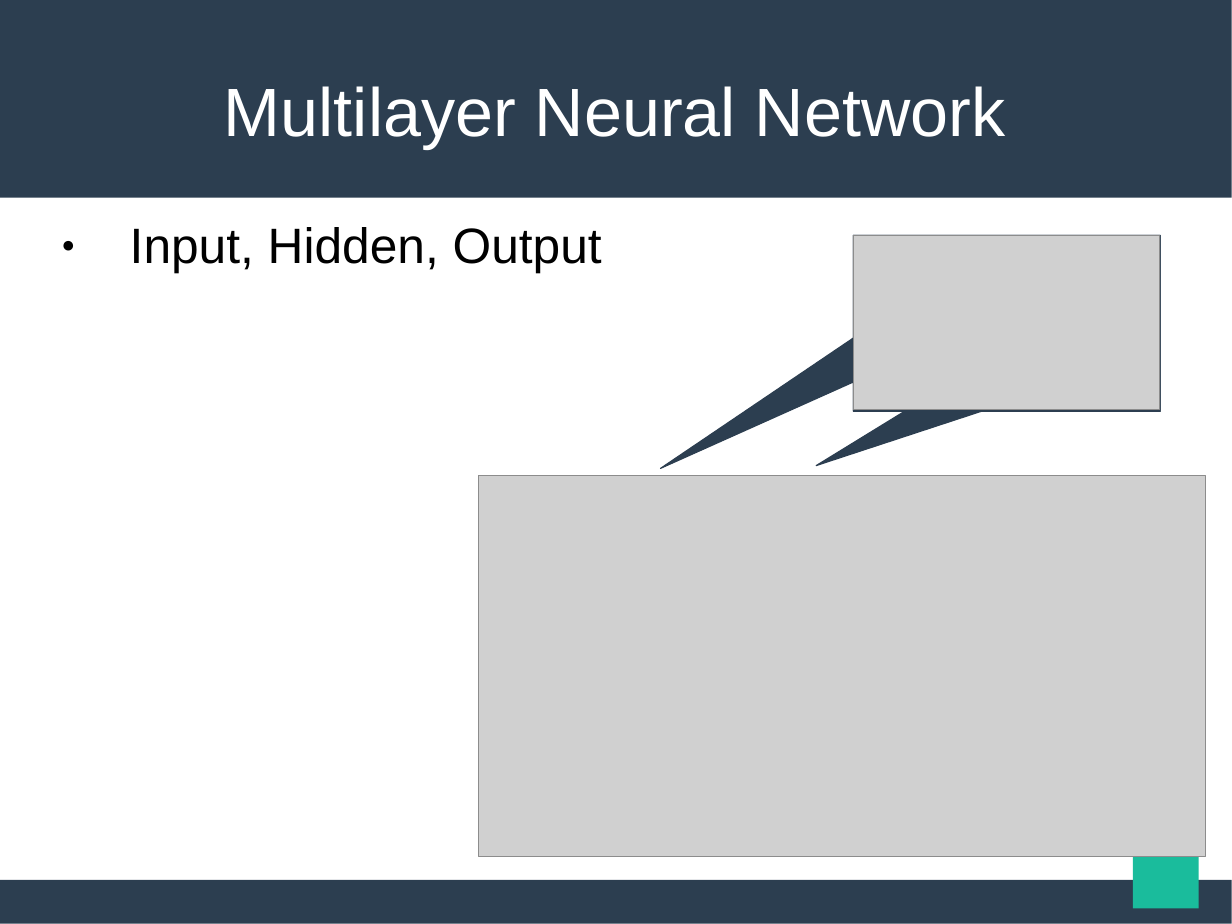
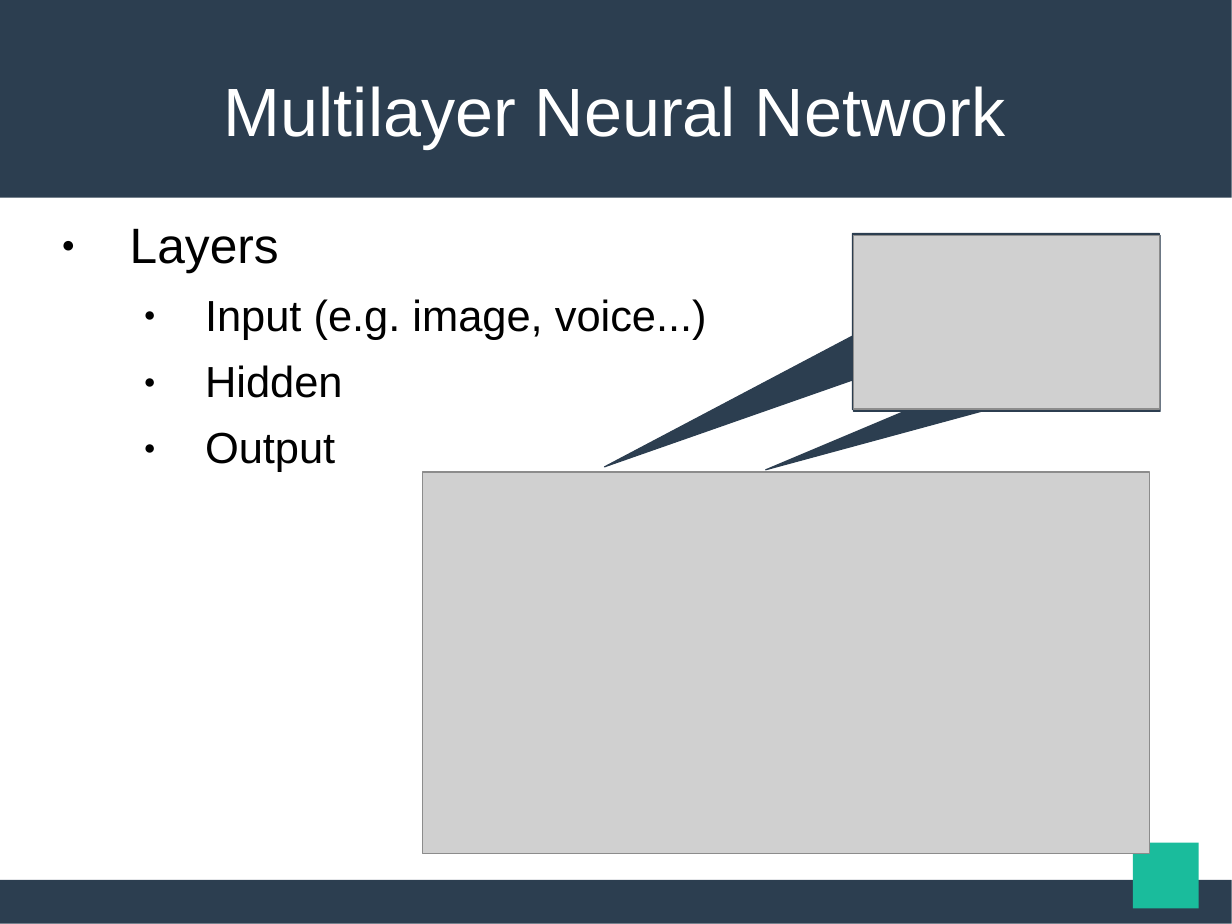
Before and after one commit to maekawatoshiki/neural-machine-translation-demo, a slide deck: slide 9 of NY_slide.ppt. Drawn at 1232x924 pixels with LibreOffice and Linux fonts; fonts in the diff are those of the drawing; grey boxes stand for pictures. Boxes give left, top, right and bottom in pixels: in the first picture for what was removed or moved away, otherwise in the second. Text is boxed around its words. In the diff, an @@ line names an element or a change of style, - is before the commit and + after.

```diff
--- a/NY_slide.ppt
+++ b/NY_slide.ppt
@@ text at bbox=[130, 228, 707, 472]: text changed; size 32 to 28 pt @@
-● Input, Hidden, Output
+● Layers
+  ● Input (e.g. image, voice...)
+  ● Hidden
+  ● Output
@@ speech box at bbox=[853, 234, 1159, 409]: proportions changed @@
@@ speech box at bbox=[854, 236, 1160, 411]: proportions changed @@
@@ picture: place and size @@
-picture at bbox=[478, 475, 1205, 856]
+picture at bbox=[423, 472, 1149, 853]
```
Also in this commit, not shown: 1 other slide changed, 5 slides added, 2 other files.
